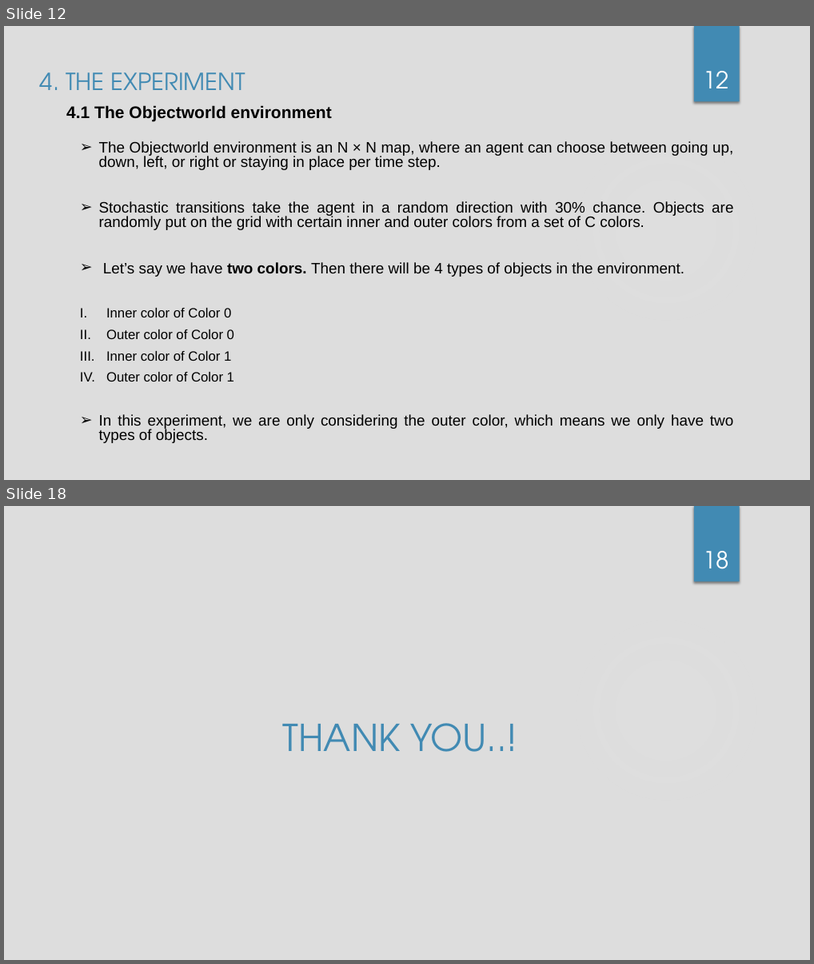
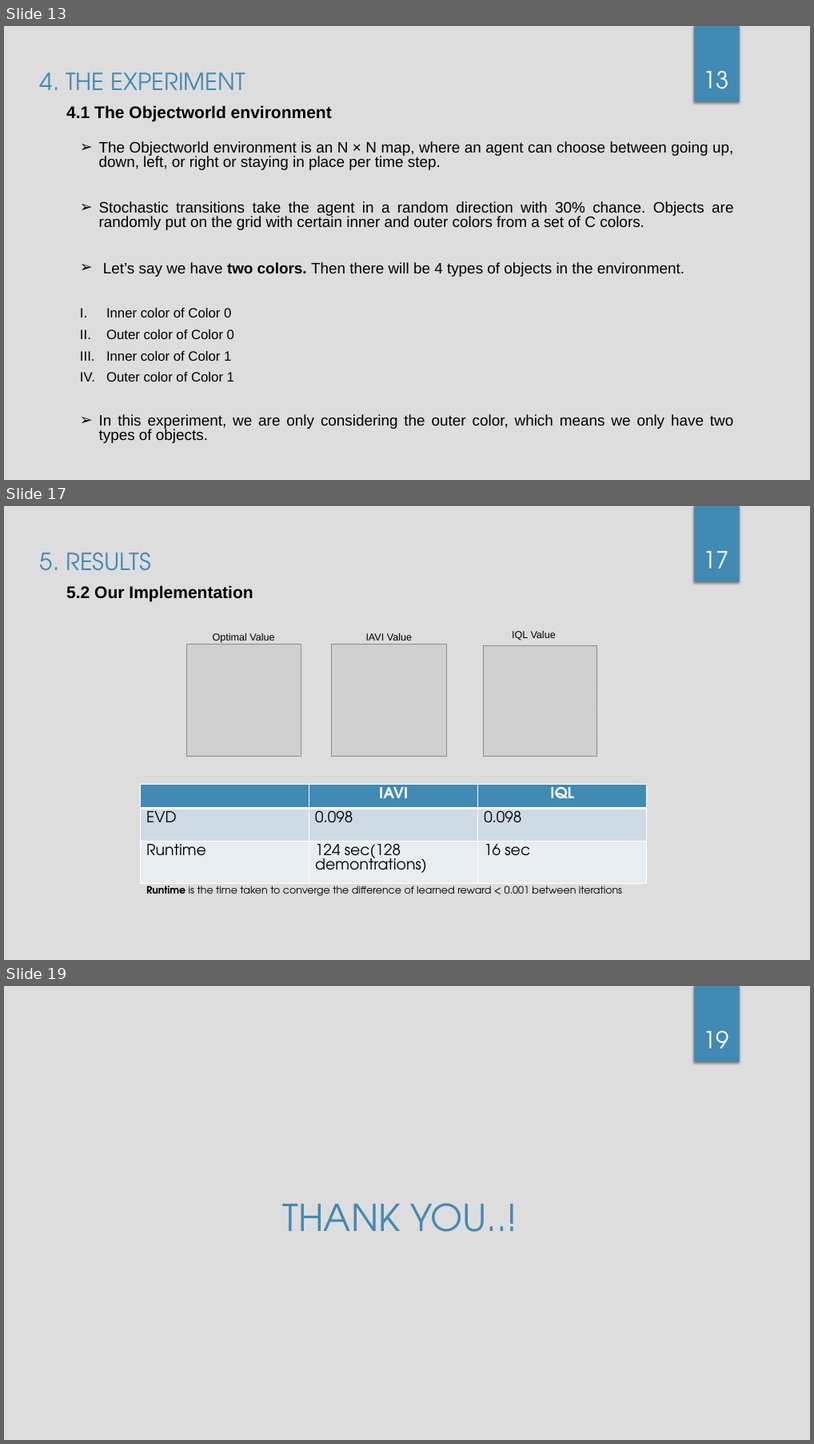
Before and after one commit to chinthaka0531/inverse_q_learning, a slide deck: docs/Deep_Inverse_Q_Learning-chinthaka.pptx. Shown one above the other, each under a label of ours: slides 12 and 18 before the commit, slides 13, 17 and 19 after it; the slides between them are not shown. The pictures are 814x964 and 814x1444 pixels, drawn with LibreOffice and Linux fonts; fonts in the diff are those of the drawing; grey boxes stand for pictures; background and template pictures are left out. Boxes give left, top, right and bottom in pixels: in the first picture for what was removed or moved away, otherwise in the second. Text is boxed around its words. In the diff, an @@ line names an element or a change of style, - is before the commit and + after.

Commit message:
added iavi

```diff
--- a/docs/Deep_Inverse_Q_Learning-chinthaka.pptx
+++ b/docs/Deep_Inverse_Q_Learning-chinthaka.pptx
@@ slide 17 added at bbox=[4, 506, 810, 960], background #DDDDDD; not listed: 2 template elements that a slide beside it also shows @@
@@ subtitle added at bbox=[40, 552, 151, 571], 28 pt, text #418AB3 @@
+5. RESULTS
@@ page number added at bbox=[703, 551, 730, 568], 28 pt, text #FFFFFF @@
+17
@@ text added at bbox=[66, 585, 253, 602], 20 pt, text #000000, bold @@
+5.2 Our Implementation
@@ picture added at bbox=[186, 644, 302, 756] @@
@@ text added at bbox=[213, 633, 274, 643], 12 pt, text #000000 @@
+Optimal Value
@@ picture added at bbox=[332, 644, 447, 756] @@
@@ text added at bbox=[366, 633, 412, 640], 12 pt, text #000000 @@
+IAVI Value
@@ picture added at bbox=[483, 646, 597, 756] @@
@@ text added at bbox=[512, 631, 556, 640], 12 pt, text #000000 @@
+IQL Value
@@ table added at bbox=[141, 784, 647, 884], 3 rows, 3 columns @@
+ | IAVI | IQL
+EVD | 0.098 | 0.098
+Runtime | 124 sec(128 demontrations) | 16 sec
@@ text added at bbox=[146, 885, 622, 896], 12 pt, text #000000 @@
+Runtime is the time taken to converge the difference of learned reward < 0.001 between iterations
@@ what was slide 12 is now slide 13 @@
@@ page number at bbox=[703, 71, 730, 89]: text changed @@
-12
+13
@@ what was slide 18 is now slide 19 @@
@@ page number at bbox=[703, 1031, 730, 1048]: text changed @@
-18
+19
```
Also in this commit, not shown: 4 slides changed, 1 other slide added, 1 slide removed, 12 other files.
